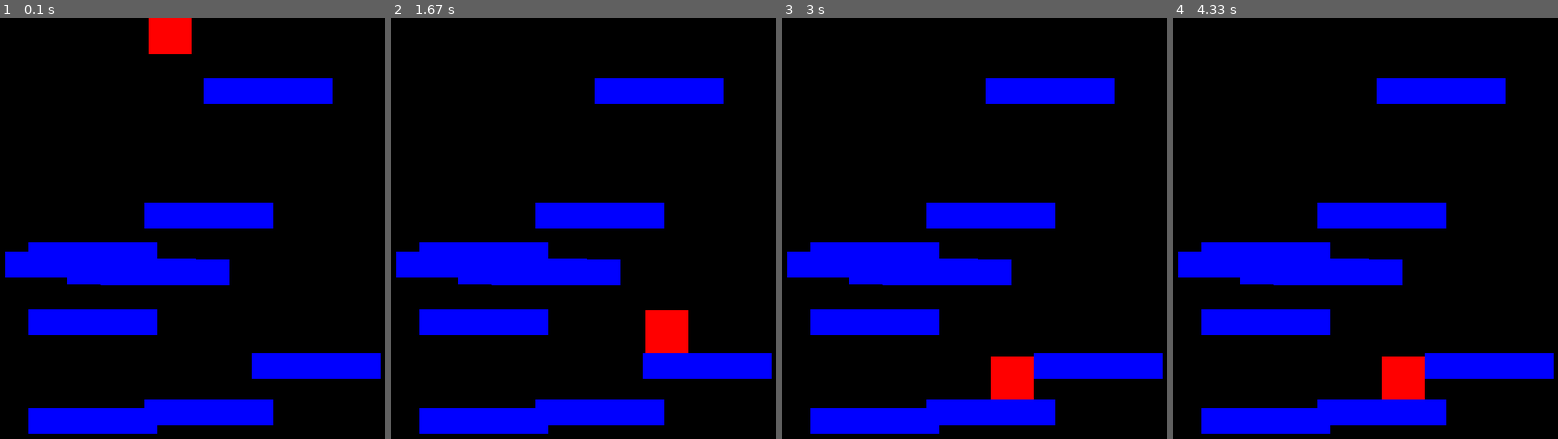
Above: before the commit, frames 1-4 (left to right).
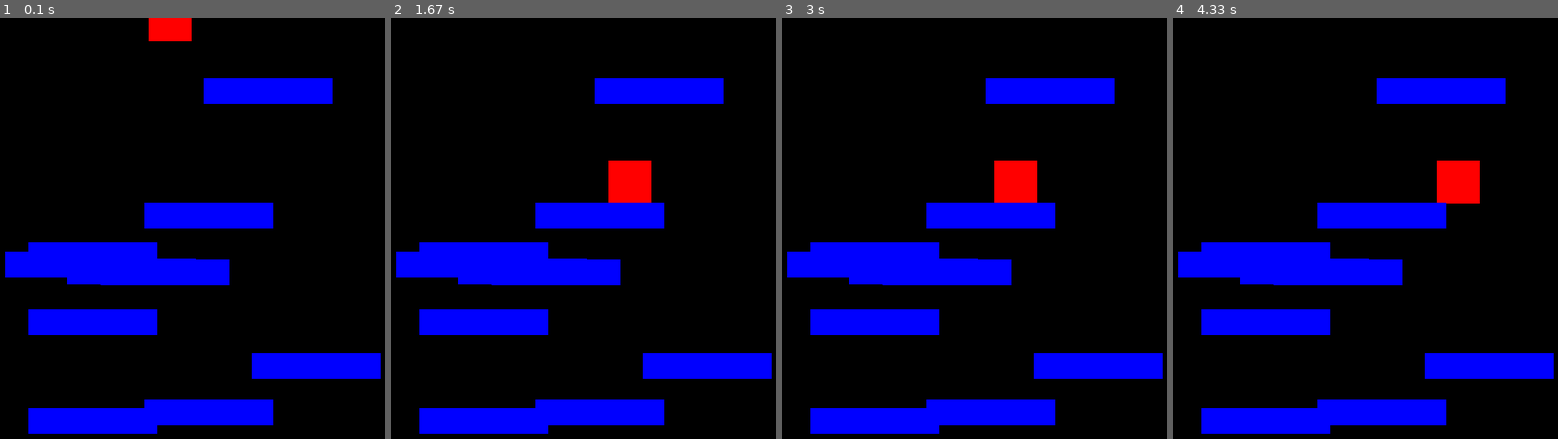
Above: after the commit, the same moments.

Repository: acf-code/Pygame_Tutorial
Game: pygame game, started from Coach Training/class4code.py
Two runs of this game, one before a commit and one after it. Both use one fixed random seed, a clock stepped at 60 frames per second and the inputs below.
Inputs:
- Up to frame 1 (0.1 s): no input
- Up to frame 2 (1.67 s): hold Right 0.33-0.8 s; hold Right 0.83-1.3 s; hold Left from 1.33 s (still down)
- Up to frame 3 (3 s): release Left at 1.87 s; hold Right 2.33-2.97 s
- Up to frame 4 (4.33 s): hold Left 3-3.47 s; hold Right 3.5-3.97 s; hold Right from 4 s (still down)

The runs differ from the first frame. In frame 1, 0.3% of the frame differs, in the area x 38-50%, y 5-9%; in frame 2, 2.3%; in frame 3, 2.3%; in frame 4, 2.3%, in the area x 54-80%, y 33-91%.

Commit message:
Update class4code.py

Diff:
--- a/Coach Training/class4code.py
+++ b/Coach Training/class4code.py
@@ -31,7 +31,7 @@
     for event in events:
         if event.type == pygame.QUIT:
             pygame.quit()
-    tick = clock.get_time()/100
+    tick = clock.get_time()/1000
 
     velocity[1] += gravity*tick
 
